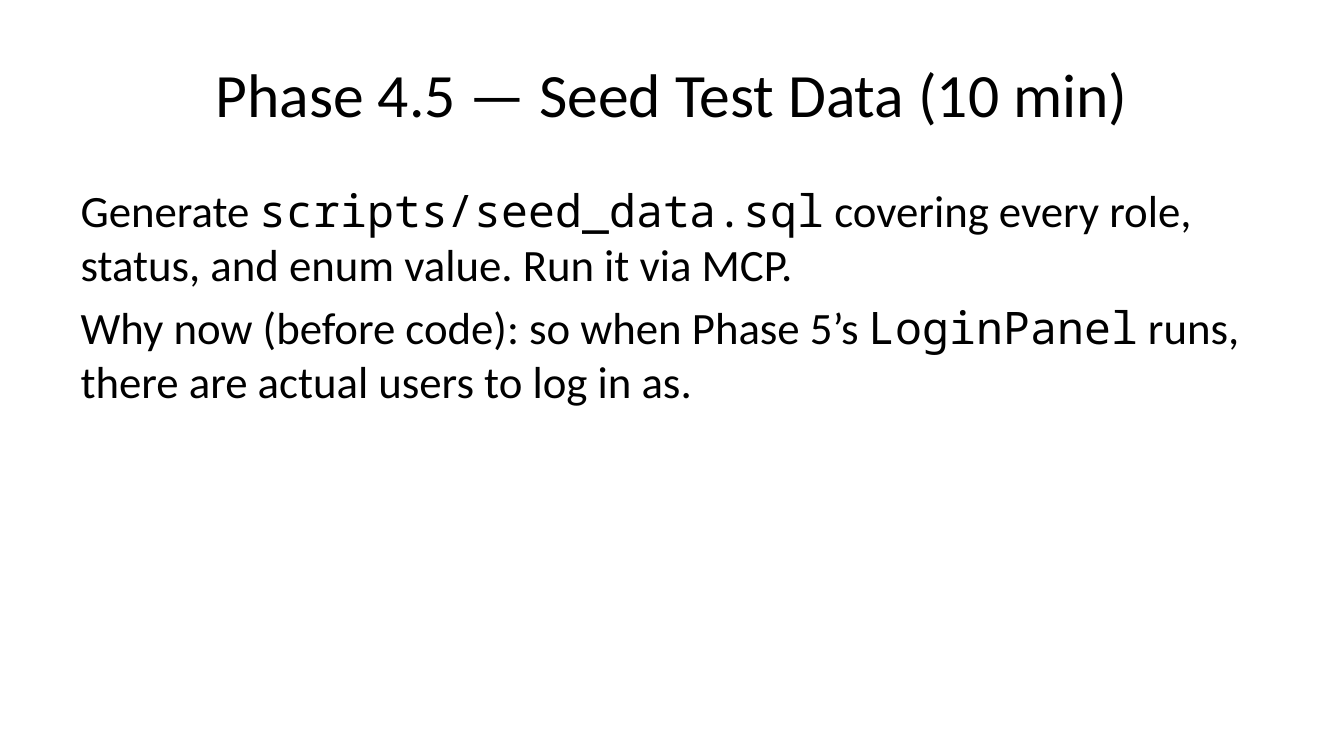
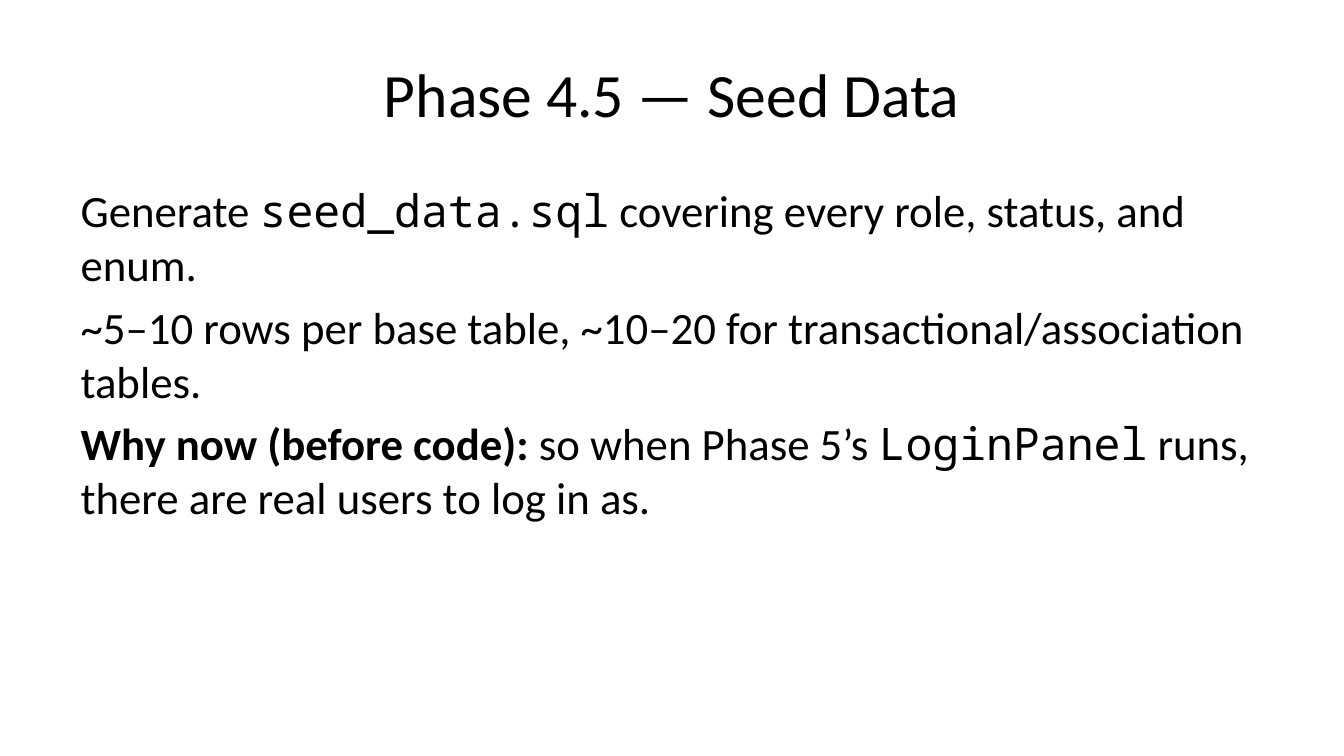
Before and after one commit to dcodish/SAD-sample-project, a slide deck: slide 14 of SLIDE_DECK.pptx (slide 10 before the commit). Drawn at 1344x756 pixels with LibreOffice and Linux fonts; fonts in the diff are those of the drawing. Boxes give left, top, right and bottom in pixels: in the first picture for what was removed or moved away, otherwise in the second. Text is boxed around its words. In the diff, an @@ line names an element or a change of style, - is before the commit and + after.

```diff
--- a/SLIDE_DECK.pptx
+++ b/SLIDE_DECK.pptx
@@ title at <box>384,74,959,118</box>: text changed @@
-Phase 4.5 — Seed Test Data (10 min)
+Phase 4.5 — Seed Data
@@ text at <box>81,193,1249,522</box>: text changed @@
-Generate scripts/seed_data.sql covering every role, status, and enum value. Run it via MCP.
-Why now (before code): so when Phase 5’s LoginPanel runs, there are actual users to log in as.
+Generate seed_data.sql covering every role, status, and enum.
+~5–10 rows per base table, ~10–20 for transactional/association tables.
+Why now (before code): so when Phase 5’s LoginPanel runs, there are real users to log in as.
```
Also in this commit, not shown: 17 other slides changed, 7 slides added, 2 other files.
